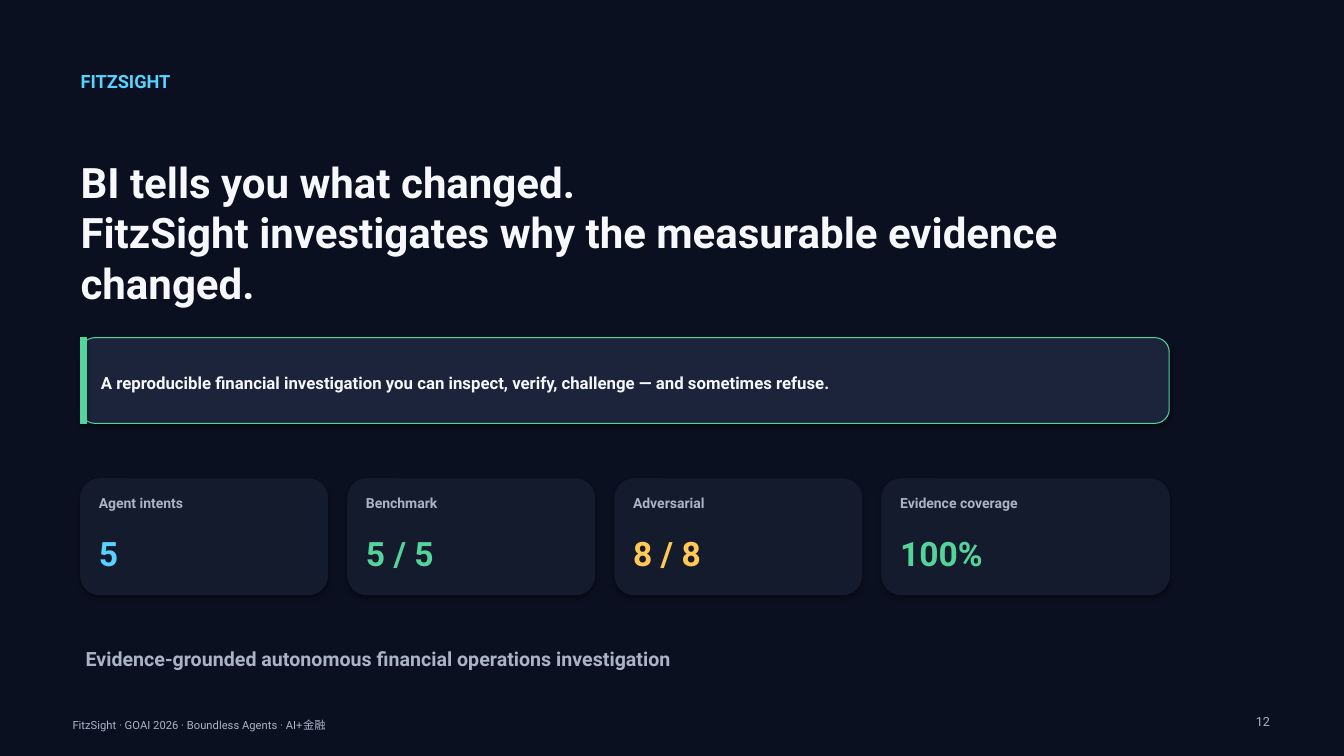
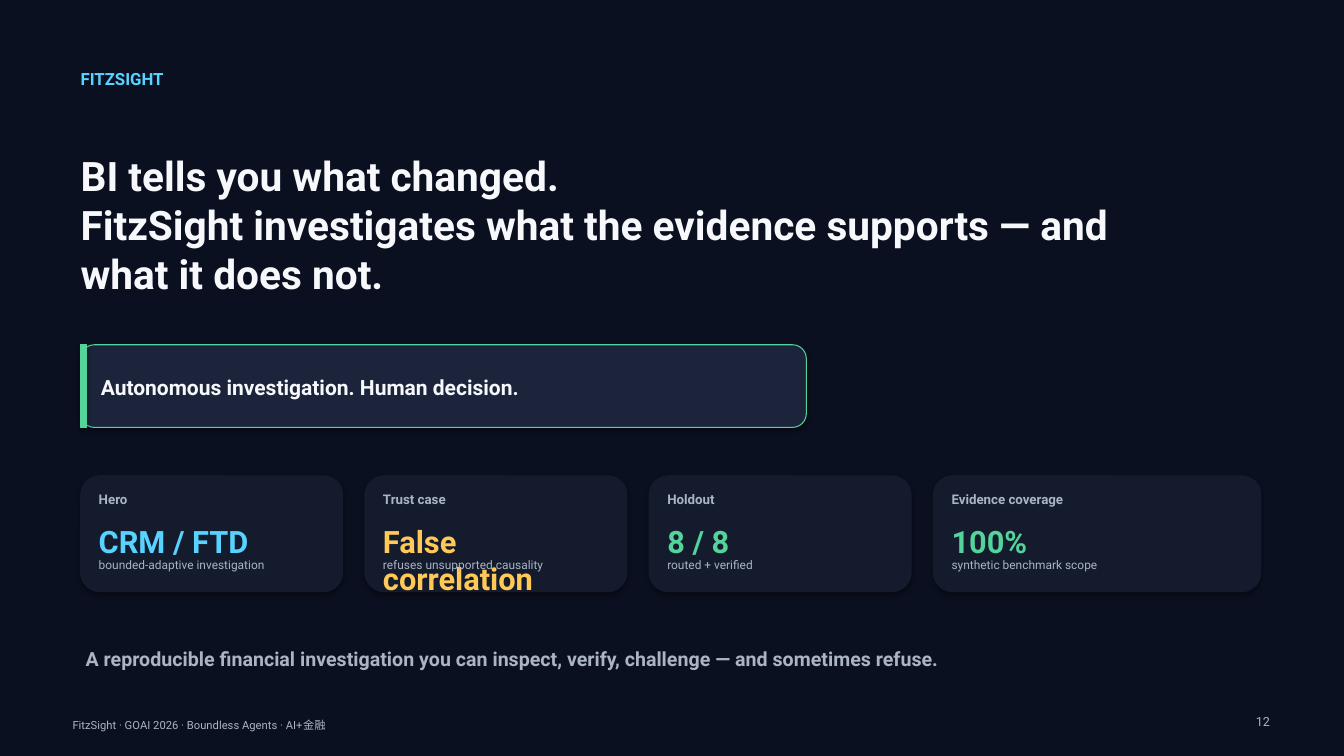
Before and after one commit to AplusNeutrino/FitzSight, a slide deck: slide 12 of submission/FitzSight_GOAI_Initial_Round.pptx. Drawn at 1344x756 pixels with LibreOffice and Linux fonts; fonts in the diff are those of the drawing. Boxes give left, top, right and bottom in pixels: in the first picture for what was removed or moved away, otherwise in the second. Text is boxed around its words. In the diff, an @@ line names an element or a change of style, - is before the commit and + after.

Commit message:
Release FitzSight v0.12.1

```diff
--- a/submission/FitzSight_GOAI_Initial_Round.pptx
+++ b/submission/FitzSight_GOAI_Initial_Round.pptx
@@ text "FITZSIGHT" at box(81, 73, 164, 85): size 13 to 12 pt @@
@@ text at box(81, 160, 1107, 290): text changed; size 30 to 29 pt @@
-BI tells you what changed.
-FitzSight investigates why the measurable evidence changed.
+BI tells you what changed.
+FitzSight investigates what the evidence supports — and what it does not.
@@ rectangle: place and size @@
-rectangle at box(81, 338, 87, 423)
+rectangle at box(81, 345, 87, 427)
@@ rounded rectangle: place and size @@
-rounded rectangle at box(81, 338, 1170, 423)
+rounded rectangle at box(81, 345, 807, 427)
@@ text added at box(101, 379, 519, 400), 15 pt, text #F6F8FC, bold @@
+Autonomous investigation. Human decision.
@@ rounded rectangle: place and size @@
-rounded rectangle at box(81, 479, 328, 595)
+rounded rectangle at box(81, 476, 343, 592)
@@ rounded rectangle: place and size @@
-rounded rectangle at box(348, 479, 595, 595)
+rounded rectangle at box(365, 476, 627, 592)
@@ rounded rectangle: place and size @@
-rounded rectangle at box(615, 479, 862, 595)
+rounded rectangle at box(649, 476, 911, 592)
@@ rounded rectangle: place and size @@
-rounded rectangle at box(882, 479, 1170, 595)
+rounded rectangle at box(934, 476, 1261, 592)
@@ text removed at box(99, 497, 183, 511) @@
-Agent intents
@@ text added at box(99, 494, 128, 504), 9.5 pt, text #AAB4C5, bold @@
+Hero
@@ text removed at box(366, 497, 437, 508) @@
-Benchmark
@@ text added at box(383, 494, 446, 504), 9.5 pt, text #AAB4C5, bold @@
+Trust case
@@ text removed at box(633, 497, 704, 508) @@
-Adversarial
@@ text added at box(667, 494, 714, 504), 9.5 pt, text #AAB4C5, bold @@
+Holdout
@@ text "Evidence coverage": place and size @@
-text "Evidence coverage" at box(900, 497, 1018, 511)
+text "Evidence coverage" at box(952, 494, 1064, 507)
@@ text "Evidence coverage" at box(952, 494, 1064, 507): size 10 to 9.5 pt @@
@@ text added at box(99, 531, 248, 562), 22 pt, text #58D3FF, bold @@
+CRM / FTD
@@ text added at box(383, 530, 533, 591), 22 pt, text #FFC857, bold @@
+False correlation
@@ text "8 / 8": place and size @@
-text "8 / 8" at box(633, 541, 701, 567)
+text "8 / 8" at box(667, 531, 730, 554)
@@ text "8 / 8" at box(667, 531, 730, 554): size 24 to 22 pt, text colour #FFC857 to #54D39B @@
@@ text "100%": place and size @@
-text "100%" at box(900, 542, 983, 567)
+text "100%" at box(952, 531, 1028, 562)
@@ text "100%" at box(952, 531, 1028, 562): size 24 to 22 pt @@
@@ text removed at box(99, 542, 118, 567) @@
-5
@@ text added at box(99, 560, 265, 572), 8.5 pt, text #AAB4C5 @@
+bounded-adaptive investigation
@@ text removed at box(366, 542, 433, 567) @@
-5 / 5
@@ text added at box(383, 560, 543, 573), 8.5 pt, text #AAB4C5 @@
+refuses unsupported causality
@@ text added at box(667, 560, 753, 569), 8.5 pt, text #AAB4C5 @@
+routed + verified
@@ text added at box(952, 560, 1097, 572), 8.5 pt, text #AAB4C5 @@
+synthetic benchmark scope
@@ text "A reproducible financial investigation you ...": place and size @@
-text "A reproducible financial investigation you ..." at box(101, 376, 829, 393)
+text "A reproducible financial investigation you ..." at box(86, 651, 938, 670)
@@ text "A reproducible financial investigation you ..." at box(86, 651, 938, 670): size 12 to 14 pt, text colour #F6F8FC to #AAB4C5; vertical alignment middle to top @@
@@ text removed at box(86, 651, 670, 670) @@
-Evidence-grounded autonomous financial operations investigation
```
Also in this commit, not shown: 5 other slides changed, 6 slides added, 6 slides removed, 49 other files.
